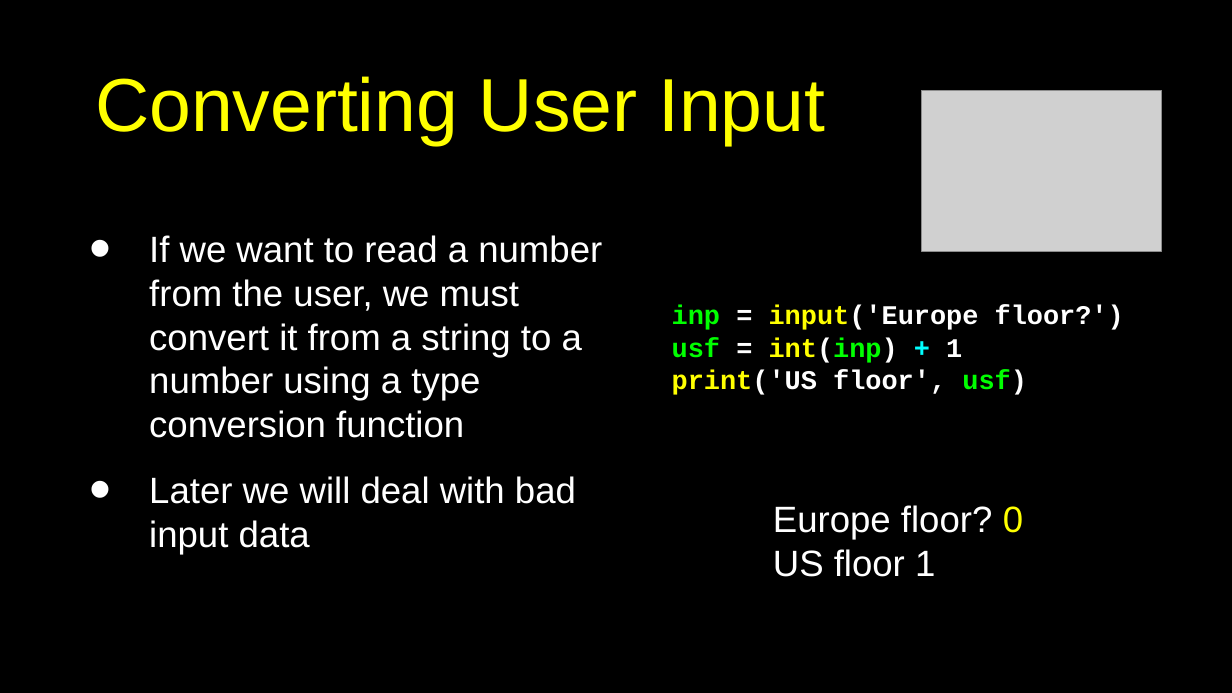
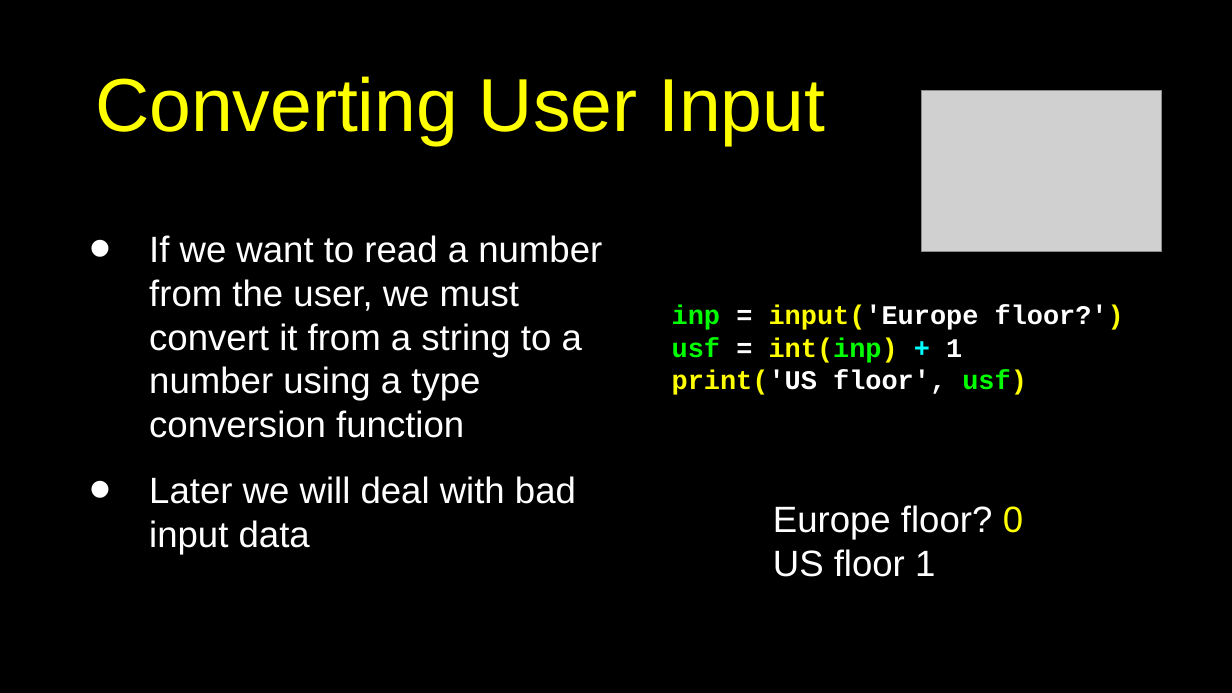
Before and after one commit to csev/py4e, a slide deck: slide 24 of lectures3/Pythonlearn-02-Expressions.pptx. Drawn at 1232x693 pixels with LibreOffice and Linux fonts; fonts in the diff are those of the drawing; grey boxes stand for pictures. Boxes give left, top, right and bottom in pixels: in the first picture for what was removed or moved away, otherwise in the second. Text is boxed around its words. In the diff, an @@ line names an element or a change of style, - is before the commit and + after.

```diff
--- a/lectures3/Pythonlearn-02-Expressions.pptx
+++ b/lectures3/Pythonlearn-02-Expressions.pptx
@@ text "inp = input('Europe floor?')" at (x1=672, y1=306, x2=1124, y2=395): text colour #FFFFFF to #FFFF00 in "input('Europe floor?')", "int(inp)", "print('US usf)" @@
```
Also in this commit, not shown: 1 other slide changed, 1 other file.
